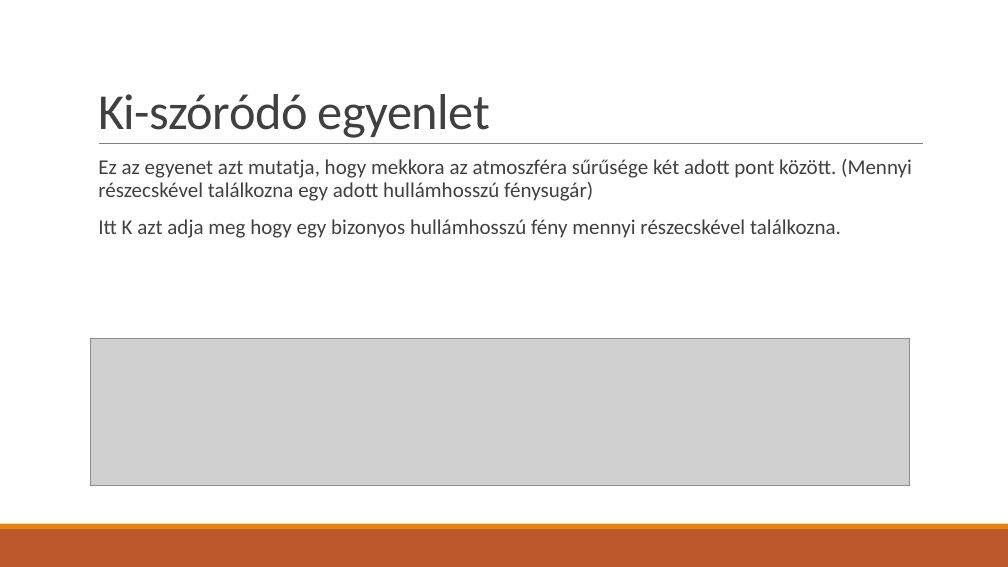
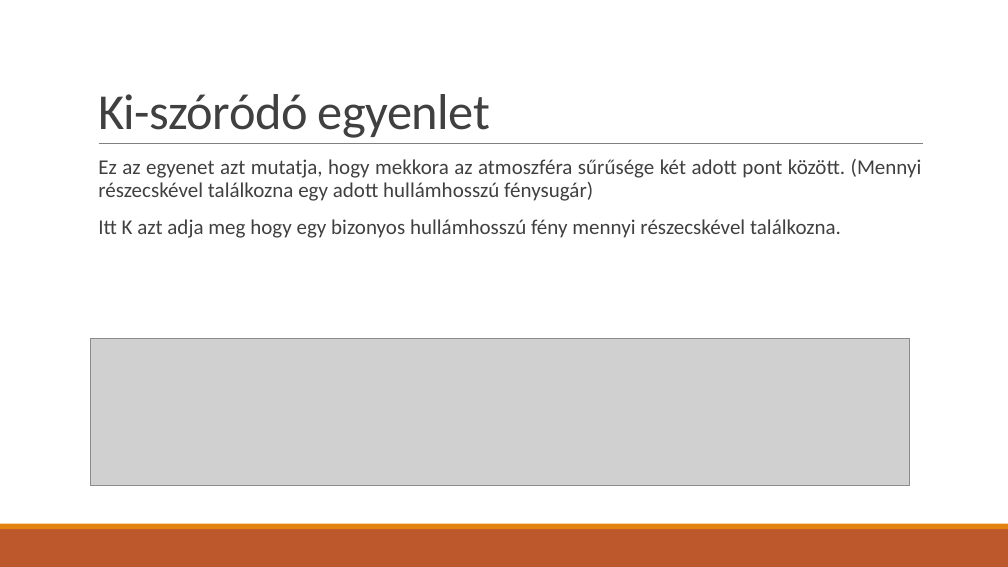
Before and after one commit to TheFlyingPiano99/AtmosphereSimulation, a slide deck: slide 6 of Docs/ppt/Atmoszféra szimuláció.pptx. Drawn at 1008x567 pixels with LibreOffice and Linux fonts; fonts in the diff are those of the drawing; grey boxes stand for pictures. Boxes give left, top, right and bottom in pixels: in the first picture for what was removed or moved away, otherwise in the second. Text is boxed around its words. In the diff, an @@ line names an element or a change of style, - is before the commit and + after.

```diff
--- a/Docs/ppt/Atmoszféra szimuláció.pptx
+++ b/Docs/ppt/Atmoszféra szimuláció.pptx
@@ text "Ez az egyenet azt mutatja, ..." at [98,159,922,238]: alignment left to justified @@
```
Also in this commit, not shown: 8 other slides changed, 1 slide added, 4 other files.
